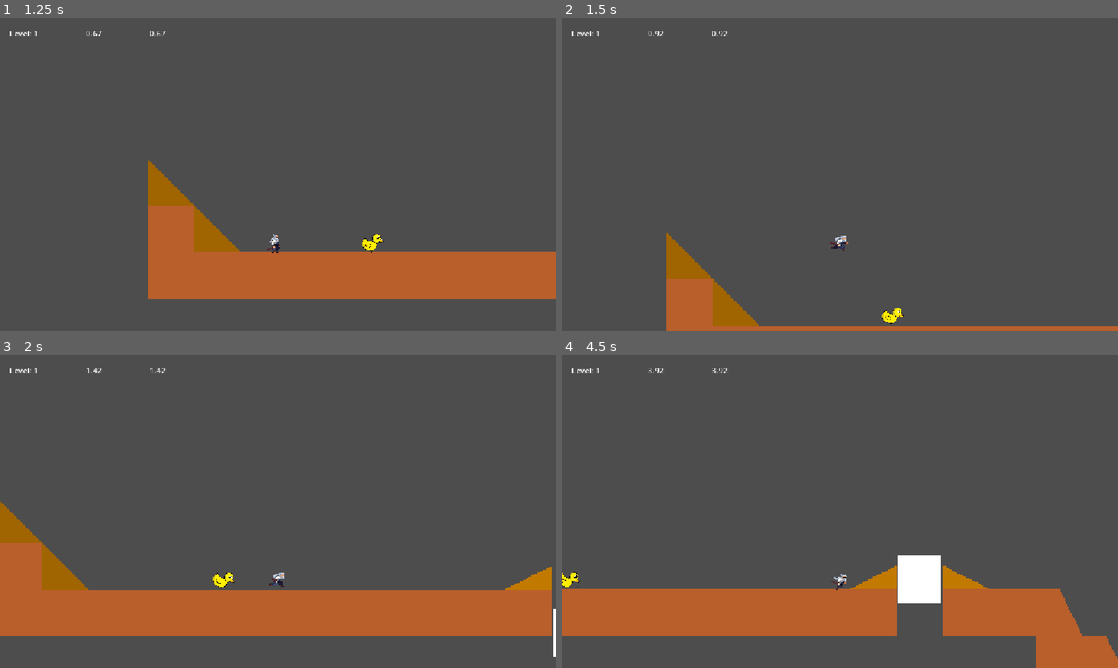
Above: before the commit, frames 1-4 (two rows, left to right).
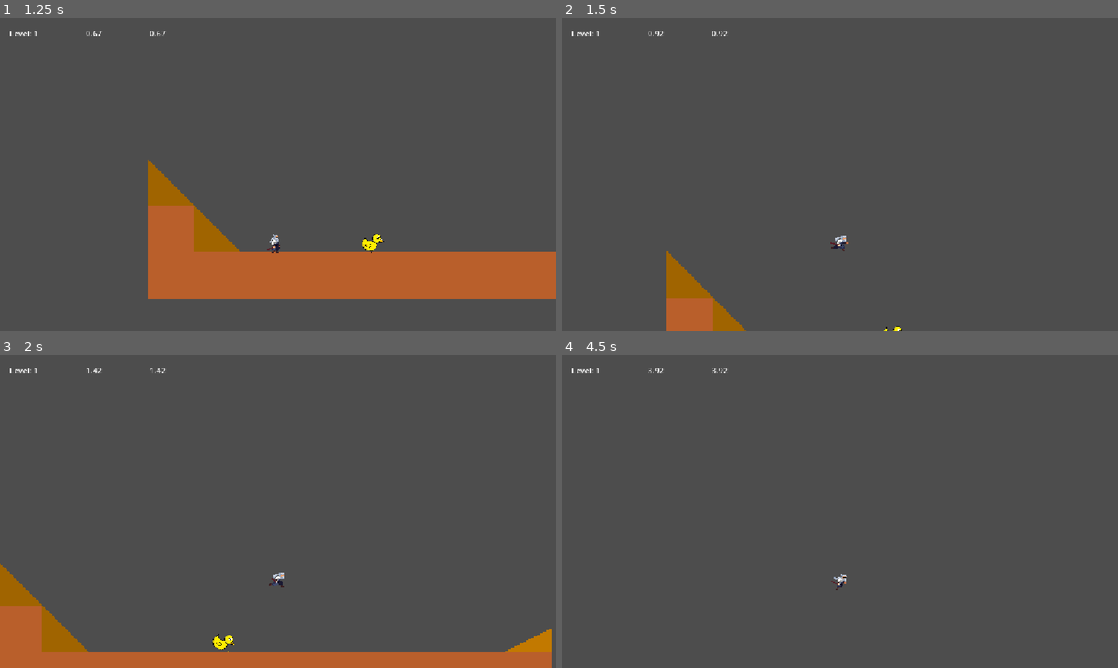
Above: after the commit, the same moments.

Repository: Mareruma/Bounce-Back
Game: Godot game, scene res://Scenes/game.tscn
Same seed, same stepped clock (60 frames per second), same inputs: the game is played once before the commit and once after it.
Inputs:
- Up to frame 1 (1.25 s): click "Start" at 0.5 s
- Up to frame 2 (1.5 s): tap Enter (ui_accept) at 1.25, 1.35 s; hold Right (ui_right) from 1.28 s (still down)
- Up to frame 3 (2 s): keep holding Right (ui_right); tap Enter (ui_accept) at 1.52, 1.82 s
- Up to frame 4 (4.5 s): tap F (kick) at 2.1, 3.6 s; tap Enter (ui_accept) at 2.27, 2.3, 2.57, 2.85, 3.77, 3.8, 4.07, 4.35 s; release Right (ui_right) at 2.78 s; hold Left (ui_left) 2.78-3.53 s; hold Right (ui_right) from 3.53 s (still down)

Frame 1 is identical in both runs. In frame 2, 2.6% of the frame differs, in the area x 18-100%, y 68-100%; in frame 3, 23%, in the area x 0-100%, y 46-100%; in frame 4, 16%.

Commit message:
double jump

Diff:
--- a/Scripts/main.gd
+++ b/Scripts/main.gd
@@ -8,8 +8,8 @@
 	if is_timer_running:
 		time += delta
 
-func addTime(time: float):
-	level_times.append(time)
+func addTime(new_time: float):
+	level_times.append(new_time)
 
 func get_average(numbers: Array[float]) -> float:
 	if numbers.is_empty():
--- a/Scripts/player.gd
+++ b/Scripts/player.gd
@@ -17,6 +17,8 @@
 var facing_direction := 1 ;
 #rigid body ietekmas kaut kas
 @export var push_force := 5.0
+
+var jump_count = 1
 
 var is_kicking:bool = false
 
@@ -77,11 +79,15 @@
 
 
 	#Leksana
-	if Input.is_action_just_pressed("ui_accept") and is_on_floor():
+	if Input.is_action_just_pressed("ui_accept") and jump_count > 0:
 		#is_jumping=true;
 		#jump_count=1;
+		jump_count -= 1
 		velocity.y = JUMP_VELOCITY
 	#pagriesanas
+	if is_on_floor():
+		jump_count = 1
+
 	if(direction!=0):
 		facing_direction=sign(direction)
 
